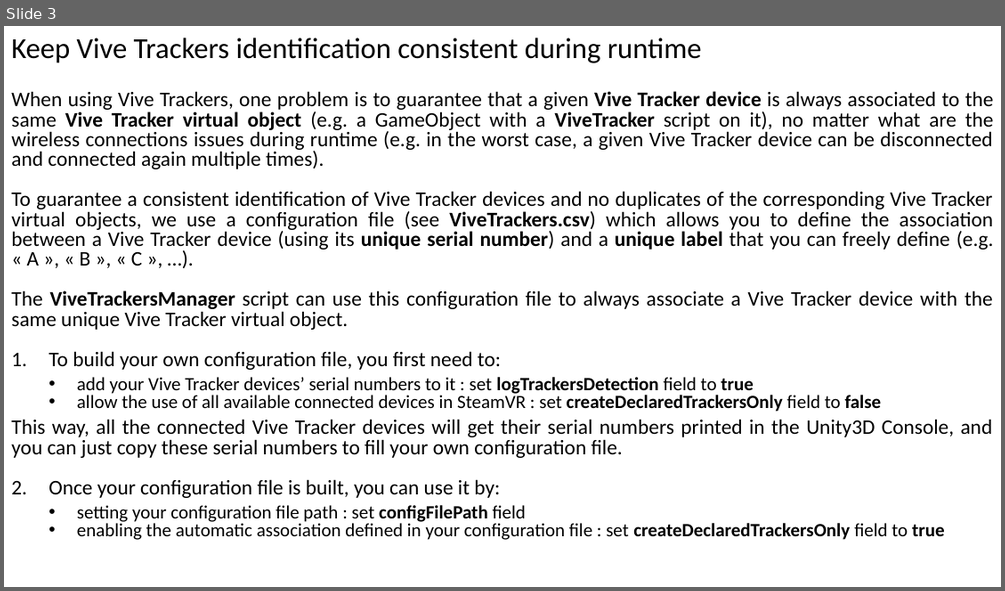
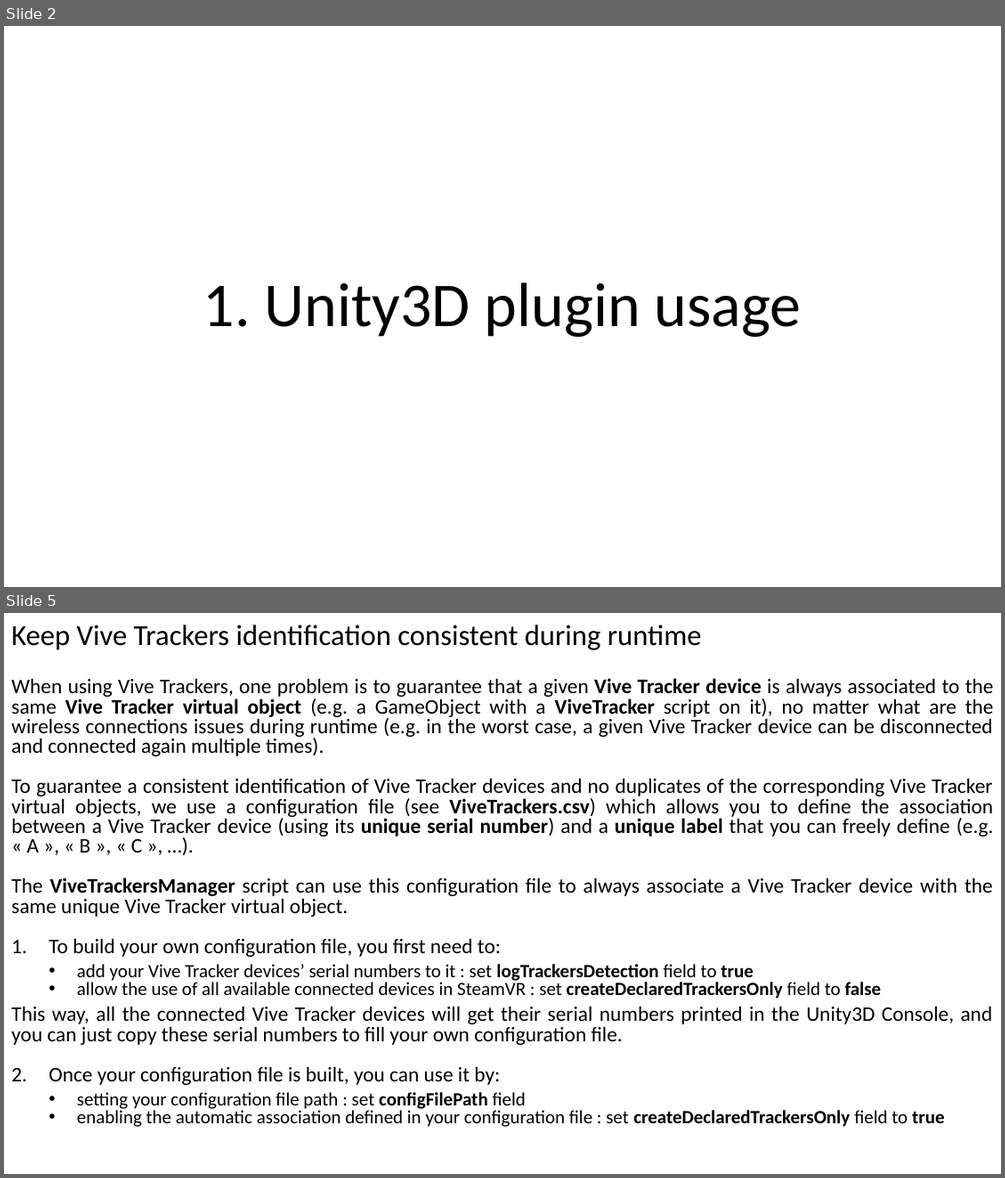
Before and after one commit to ebadier/ViveTrackers, a slide deck: Doc/ViveTrackersDocumentation.pptx. Shown one above the other, each under a label of ours: slide 3 before the commit, slides 2 and 5 after it; the slides between them are not shown. The pictures are 1005x591 and 1005x1178 pixels, drawn with LibreOffice and Linux fonts; fonts in the diff are those of the drawing. Boxes give left, top, right and bottom in pixels: in the first picture for what was removed or moved away, otherwise in the second. Text is boxed around its words. In the diff, an @@ line names an element or a change of style, - is before the commit and + after.

Commit message:
- ViveTrackersDocumentation.pdf updated : chapters added (Unity3D plugin usage / SteamVR configuration / Optimize tracking reliability)

```diff
--- a/Doc/ViveTrackersDocumentation.pptx
+++ b/Doc/ViveTrackersDocumentation.pptx
@@ slide 2 added at bbox=[4, 26, 1001, 587], background #FFFFFF @@
@@ title added at bbox=[203, 282, 801, 337], 60 pt, text #000000 @@
+1. Unity3D plugin usage
@@ what was slide 3 is now slide 5 @@
```
Also in this commit, not shown: 5 slides changed, 1 other slide added, 1 other file.
